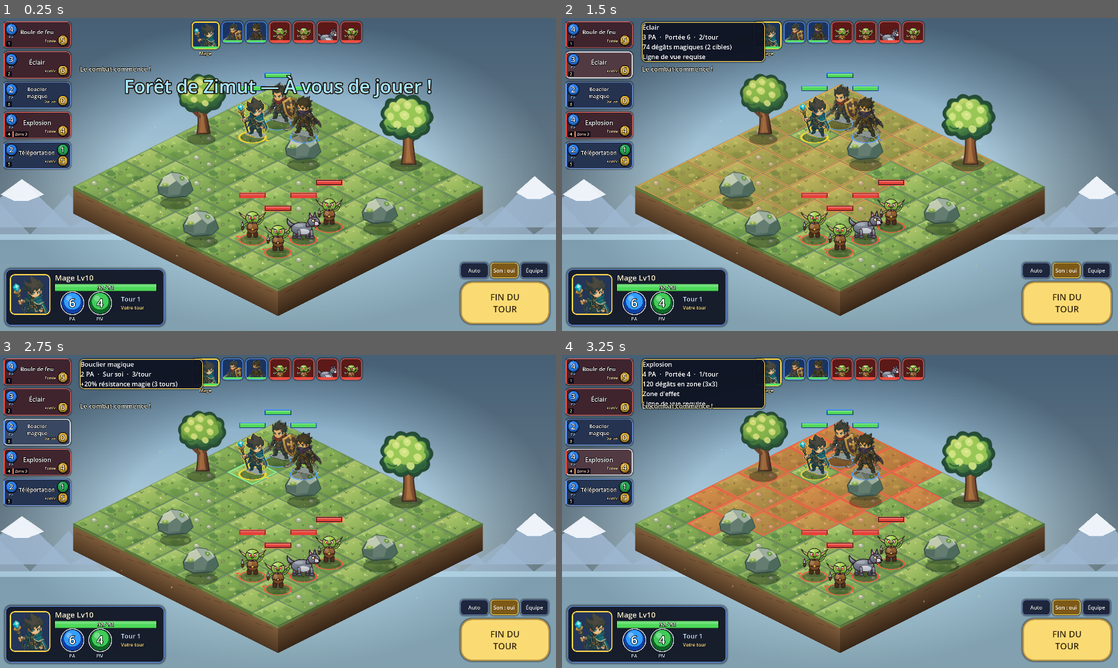
Above: before the commit, frames 1-4 (two rows, left to right).
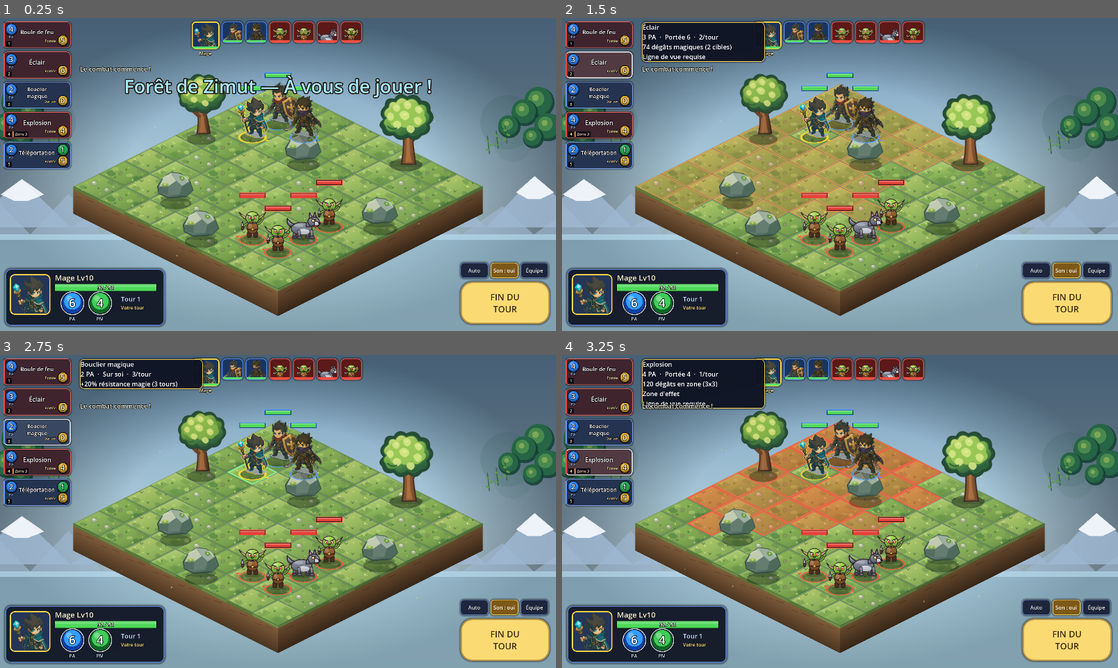
Above: after the commit, the same moments.

Repository: CharlieG42/Zimut
Game: Godot game, scene res://scenes/Main.tscn
Same seed, same stepped clock (60 frames per second), same inputs: the game is played once before the commit and once after it. This scene is started directly instead of the project's main scene.
Inputs:
- Up to frame 1 (0.25 s): no input
- Up to frame 2 (1.5 s): click "Boule de feu" at 0.5 s; click "Éclair" at 1.25 s
- Up to frame 3 (2.75 s): click "Bouclier magique" at 2 s
- Up to frame 4 (3.25 s): click "Explosion" at 2.75 s

The runs differ from the first frame. In frame 1, 1.6% of the frame differs, in the area x 0-100%, y 22-44%; in frame 2, 1.6%; in frame 3, 1.6%; in frame 4, 1.6%.

Commit message:
Add subtle forest foliage framing around battle margins

Diff:
--- a/prototype/zimut/scripts/ForestAmbience.gd
+++ b/prototype/zimut/scripts/ForestAmbience.gd
@@ -41,7 +41,51 @@
 		mote["pos"] = p
 	queue_redraw()
 
+## Habillage discret du cadre : décor dans les marges, jamais sur les cases.
+## Les formes sont dessinées dans le repère de la grille et restent non interactives.
+func _draw_forest_frame() -> void:
+	var side_x: float = _bounds.x + 72.0
+	var top_y: float = 10.0
+	for side: int in [-1, 1]:
+		var anchor := Vector2(float(side) * side_x, top_y)
+		# Brume froide et douce derrière les feuilles.
+		draw_circle(anchor + Vector2(-float(side) * 10.0, 54.0), 68.0, Color(0.12, 0.30, 0.27, 0.12))
+		draw_circle(anchor + Vector2(float(side) * 4.0, 104.0), 48.0, Color(0.18, 0.38, 0.29, 0.10))
+		# Deux branches courbes entrent depuis les bords supérieurs.
+		var branch_start := anchor + Vector2(float(side) * 92.0, -24.0)
+		var branch_mid := anchor + Vector2(float(side) * 43.0, 18.0)
+		var branch_end := anchor + Vector2(-float(side) * 22.0, 72.0)
+		draw_line(branch_start, branch_mid, Color(0.22, 0.18, 0.12, 0.82), 13.0, true)
+		draw_line(branch_mid, branch_end, Color(0.30, 0.23, 0.14, 0.86), 10.0, true)
+		# Feuillage en bouquets irréguliers : contours sombres et reflets doux.
+		var clusters: Array = [
+			[Vector2(float(side) * 70.0, 4.0), 35.0],
+			[Vector2(float(side) * 34.0, 30.0), 30.0],
+			[Vector2(-float(side) * 5.0, 65.0), 25.0],
+			[Vector2(float(side) * 92.0, 66.0), 32.0],
+			[Vector2(float(side) * 55.0, 93.0), 23.0]
+		]
+		for cluster: Array in clusters:
+			var cp: Vector2 = anchor + cluster[0]
+			var radius: float = float(cluster[1])
+			draw_circle(cp, radius + 3.0, Color(0.08, 0.25, 0.20, 0.88))
+			draw_circle(cp + Vector2(-3.0, -4.0), radius, Color(0.15, 0.40, 0.27, 0.96))
+			draw_circle(cp + Vector2(-radius * 0.22, -radius * 0.27), radius * 0.57, Color(0.30, 0.55, 0.31, 0.92))
+			draw_circle(cp + Vector2(-radius * 0.28, -radius * 0.35), radius * 0.23, Color(0.53, 0.68, 0.35, 0.86))
+		# Lianes fines avec petites feuilles, surtout visibles dans les marges.
+		for vine_i: int in range(3):
+			var vx: float = anchor.x - float(side) * (16.0 + float(vine_i) * 22.0)
+			var vy: float = 72.0 + float(vine_i) * 13.0
+			draw_line(Vector2(vx, vy), Vector2(vx + float(side) * 5.0, vy + 44.0), Color(0.16, 0.34, 0.20, 0.85), 2.2, true)
+			for leaf_i: int in range(3):
+				var lp := Vector2(vx + float(side) * float(leaf_i % 2) * 8.0, vy + 12.0 + float(leaf_i) * 11.0)
+				draw_set_transform(lp, float(side) * 0.35, Vector2(1.0, 0.55))
+				draw_circle(Vector2.ZERO, 5.0, Color(0.38, 0.61, 0.31, 0.9))
+				draw_set_transform(Vector2.ZERO, 0.0, Vector2.ONE)
+
 func _draw() -> void:
+	if visible:
+		_draw_forest_frame()
 	for mote in _motes:
 		var p: Vector2 = mote["pos"]
 		var phase: float = float(mote["phase"])
